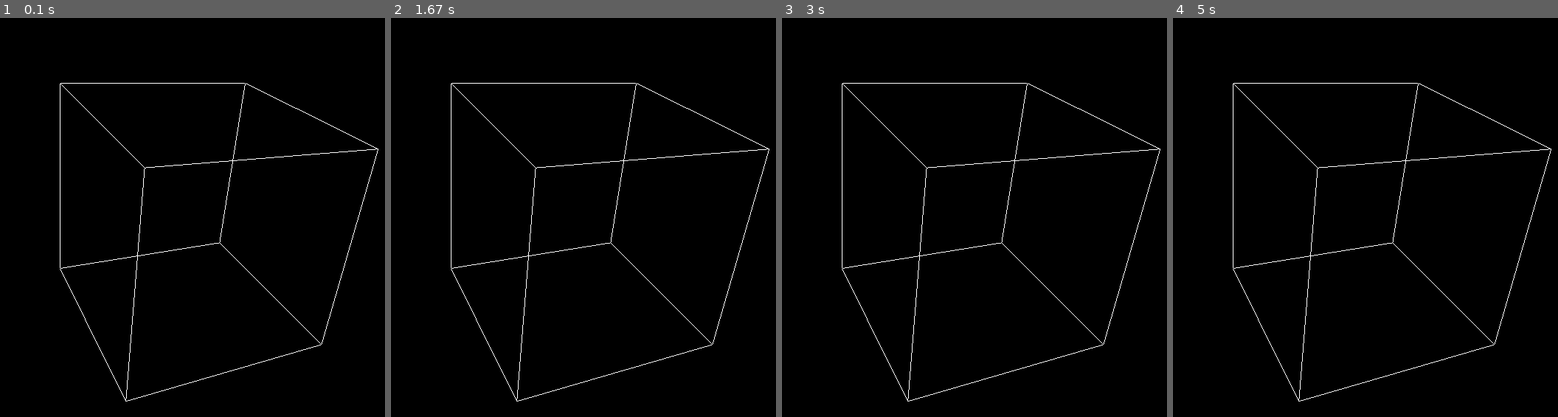
Above: before the commit, frames 1-4 (left to right).
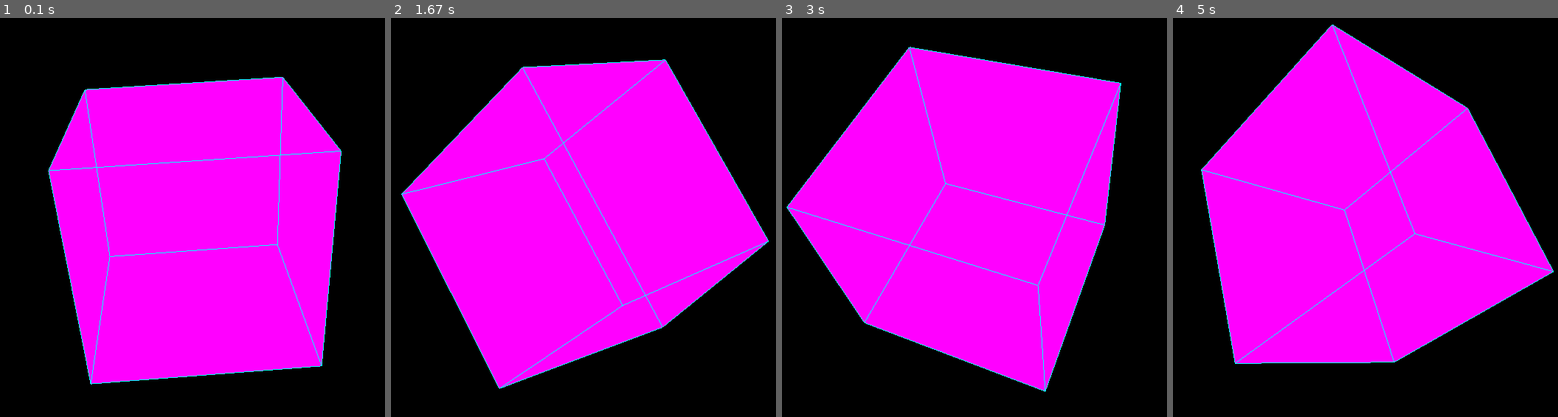
Above: after the commit, the same moments.

Repository: djtrame/Personal
Game: pygame game, started from OpenGL_intro.py
Same seed, same stepped clock (60 frames per second), same inputs: the game is played once before the commit and once after it.
Inputs (mouse positions are in pixels of both pictures, inside the frame that each line leads up to):
- Up to frame 1 (0.1 s): no input
- Up to frame 2 (1.67 s): click (587, 217) at 0.38 s
- Up to frame 3 (3 s): no input
- Up to frame 4 (5 s): no input

The runs differ from the first frame. In frame 1, 50% of the frame differs, in the area x 12-99%, y 14-97%; in frame 2, 50%; in frame 3, 50%; in frame 4, 52%, in the area x 7-99%, y 1-97%.

Commit message:
Finished tutorial 100!  Onto bigger and better things...

Diff:
--- a/OpenGL_intro.py
+++ b/OpenGL_intro.py
@@ -33,12 +33,35 @@
     (5,7)
 )
 
+#6 faces in a cube.  connect the vertices.
+surfaces = (
+    (0,1,2,3),
+    (3,2,7,6),
+    (6,7,5,4),
+    (4,5,1,0),
+    (1,5,7,2),
+    (4,0,3,6)
+
+)
+
 def Draw_Cube():
+
+    #draw quads first so the lines appear on top
+    glBegin(GL_QUADS)
+    for surface in surfaces:
+        for vertex in surface:
+            glColor3fv((1,0,1))
+            glVertex3fv(vertices[vertex])
+
+    glEnd()
+
     #delimit vertices that define your primitives
     glBegin(GL_LINES)
 
     for edge in edges:
         for vertex in edge:
+            #color the lines of the cube RGB
+            glColor3fv((0,1,1))
             glVertex3fv(vertices[vertex])
 
     glEnd()
@@ -62,7 +85,7 @@
     #angle, x, y, z
     #move 90 degrees and we're on top of the cube
     #glRotatef(90, 5, 0, 0)
-    glRotatef(40,20,20,0)
+    glRotatef(20,2,0,0)
 
     while True:
         for event in pygame.event.get():
@@ -70,8 +93,17 @@
                 pygame.quit()
                 quit()
 
+            if event.type == pygame.MOUSEBUTTONDOWN:
+                #4 is mouse wheel forward, 5 is reverse
+                print(event.button)
+
+                if event.button == 4:
+                    glTranslatef(0.0,0.0,1.0)
+                elif event.button == 5:
+                    glTranslatef(0.0,0.0,-1.0)
+
         #automatically rotate the cube
-        #glRotatef(1,1,1,1)
+        glRotatef(1,3,1,1)
 
         glClear(GL_COLOR_BUFFER_BIT|GL_DEPTH_BUFFER_BIT)
 
